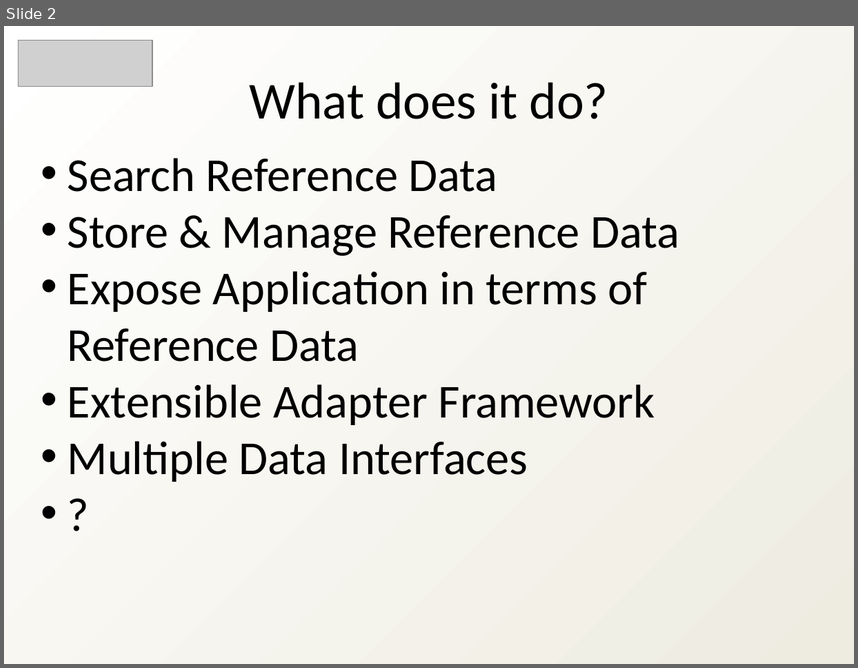
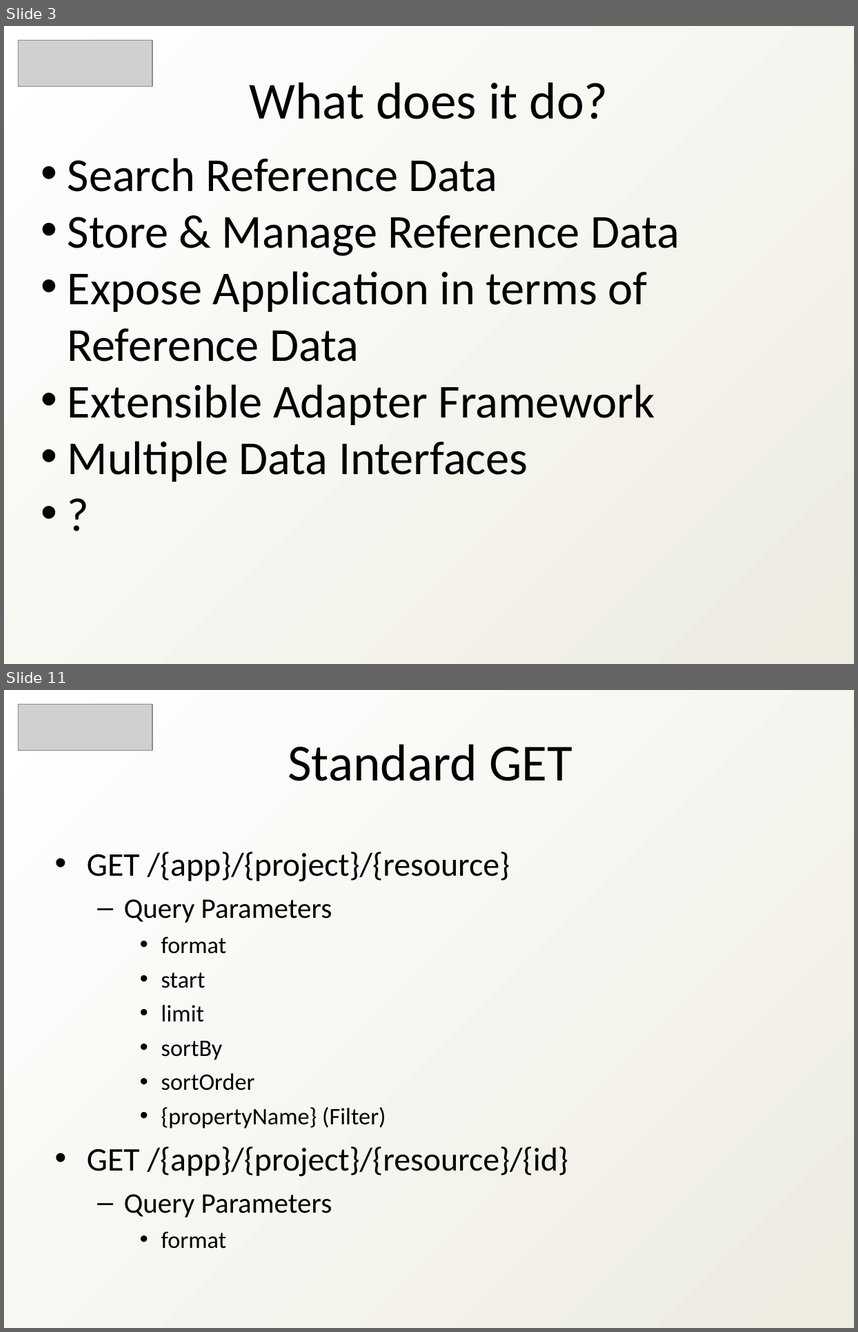
Before and after one commit to heyena/iring-tools, a slide deck: trunk/Documentation/iRINGTools_Overview_v2.1.0.ppt. Shown one above the other, each under a label of ours: slide 2 before the commit, slides 3 and 11 after it; the slides between them are not shown. The pictures are 858x668 and 858x1332 pixels, drawn with LibreOffice and Linux fonts; fonts in the diff are those of the drawing; grey boxes stand for pictures. Boxes give left, top, right and bottom in pixels: in the first picture for what was removed or moved away, otherwise in the second. Text is boxed around its words. In the diff, an @@ line names an element or a change of style, - is before the commit and + after.

```diff
--- a/trunk/Documentation/iRINGTools_Overview_v2.1.0.ppt
+++ b/trunk/Documentation/iRINGTools_Overview_v2.1.0.ppt
@@ slide 11 added at bbox=[4, 690, 854, 1328], background gradient #FFFFFF to #EEECE1 @@
@@ picture added at bbox=[18, 704, 153, 750] @@
@@ text added at bbox=[288, 744, 573, 781], 44 pt, text #000000 @@
+Standard GET
@@ text added at bbox=[87, 851, 568, 1248], 28 pt, text #000000 @@
+• GET /{app}/{project}/{resource}
+  – Query Parameters
+    • format
+    • start
+    • limit
+    • sortBy
+    • sortOrder
+    • {propertyName} (Filter)
+• GET /{app}/{project}/{resource}/{id}
+  – Query Parameters
+    • format
@@ what was slide 2 is now slide 3 @@
```
Also in this commit, not shown: 2 slides changed, 17 other slides added, 17 slides removed, 1 other file.
